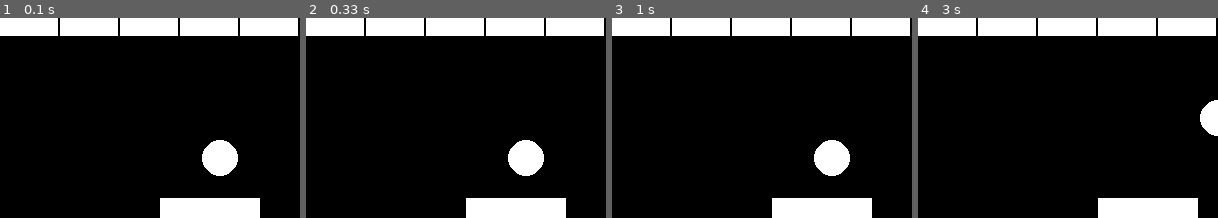
Above: before the commit, frames 1-4 (left to right).
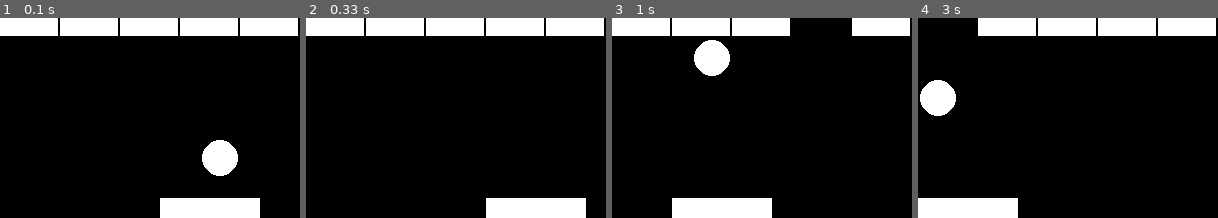
Above: after the commit, the same moments.

Repository: floom9/Reinforcement-Learning-Breakout
Game: pygame game, started from run_game.py
The game is run twice, just before and just after one commit, with the same random seed, the same clock (stepped at 60 frames per second) and the same inputs.
Inputs:
- Up to frame 1 (0.1 s): no input
- Up to frame 2 (0.33 s): no input
- Up to frame 3 (1 s): no input
- Up to frame 4 (3 s): no input

Frame 1 is identical in both runs. In frame 2, 3.0% of the frame differs, in the area x 53-94%, y 61-100%; in frame 3, 12%, in the area x 20-87%, y 0-100%; in frame 4, 11%.

Commit message:
work on rendering for training loop

Diff:
--- a/Agents/Monte_Carlo_Agent.py
+++ b/Agents/Monte_Carlo_Agent.py
@@ -13,21 +13,21 @@
     def update_Q(self, episode, total_reward):
         for s, a, r in reversed(episode):
             # print(s, a, r) s[0]= ballposition (a,b), s[1] =ball direction tuple, s[2] is paddle postion tuple, s[3] is paddle speed, s[4] is bricks in iteratable
-            sa = (tuple(s[0]), tuple(s[1]), tuple(s[2]),s[3], tuple(tuple(tuple(brick) for brick in bricks) for bricks in s[4]), a)
+            sa = (tuple(s[0]), tuple(s[1]), tuple(s[2]), s[3], tuple(tuple(tuple(brick) for brick in bricks) for bricks in s[4]), a)
             self.N[sa] += 1
             self.Q[sa] += (total_reward - self.Q[sa]) / self.N[sa]
             total_reward *= self.gamma
 
 
     def act(self, state, train=True):
-        state_tuple = (tuple(state[0]), tuple(state[1]), tuple(state[2]), state[3],tuple(tuple(tuple(brick) for brick in bricks) for bricks in state[4]))
+        state_tuple = (tuple(state[0]), tuple(state[1]), tuple(state[2]), state[3], tuple(tuple(tuple(brick) for brick in bricks) for bricks in state[4]))
         if train and np.random.rand() <= self.epsilon:
             return np.random.choice(self.action_space)
         else:
             # make sure that a random action is taken that has the max value
             # randomly (argmax alone takes allways the first option)
             q_values = [self.Q[(state_tuple, action)] for action in self.action_space]
-            print(self.action_space[np.argmax(q_values)])
+            # print(self.action_space[np.argmax(q_values)])
             return self.action_space[np.argmax(q_values)]
 
     def update_epsilon(self, t):
--- a/Breakout/Breakout_Class.py
+++ b/Breakout/Breakout_Class.py
@@ -110,6 +110,5 @@
 
         return self._get_state(), reward, self.done
 
-    def render(self, render=True):
-        if render:
-            self.renderer.render()
+    def render(self):
+        self.renderer.render()
--- a/Breakout/renderer.py
+++ b/Breakout/renderer.py
@@ -5,7 +5,7 @@
 WHITE = (255, 255, 255)
 
 # Define game constants, multiplied by 20 for visuals
-# Subtracting 2 from width & height for visual separation, doesn't change hitboxes
+# Subtracting 2 for visual separation
 
 CELL_SIZE = 20
 BALL_RADIUS = CELL_SIZE - 2
@@ -18,16 +18,13 @@
 
     def __init__(self, env):
         self.env = env
-        self.grid_width = env.grid_size[0] * CELL_SIZE
-        self.grid_height = env.grid_size[1] * CELL_SIZE
         pygame.init()
-        self.screen = pygame.display.set_mode((self.grid_width, self.grid_height))
+        self.screen = pygame.display.set_mode((env.grid_size[0] * CELL_SIZE, env.grid_size[1] * CELL_SIZE))
         pygame.display.set_caption("Breakout")
 
     def draw(self, ball_position, paddle_position, bricks):
         self.screen.fill(BLACK)
-        print(paddle_position)
-        print(ball_position)
+
         # Draw bricks
         for brick in bricks:
             x_brick = brick[0][0] * CELL_SIZE
--- a/Training/train_MC_Agent.py
+++ b/Training/train_MC_Agent.py
@@ -1,4 +1,4 @@
-def train_agent(agent, env, episodes, render=False):
+def train_agent(agent, env, episodes, render=True):
     rewards = []
 
     for episode in range(episodes):
@@ -13,6 +13,8 @@
         while not done:
             # Choose action based on the agent's policy
             action = agent.act(state)
+            if render:
+                env.render()
 
             # Execute the action in the environment
             next_state, reward, done = env.step(action)
@@ -31,8 +33,9 @@
         # Reduce the epsilon (Exploration vs. Exploitation trade-off)
         agent.update_epsilon(episode)
 
-        if render:
-            env.render()
+        # only rendering end step - useful?
+        # if render:
+        #   env.render()
 
         if episode % 100 == 0:
             print(f'Episode {episode}/{episodes}: Reward {total_reward}')
--- a/run_game.py
+++ b/run_game.py
@@ -24,4 +24,4 @@
         action = np.random.choice(choices)
         state, reward, done = game.step(action)
         game.render()
-        time.sleep(1)
+        time.sleep(0.1)
Not shown, changed: README.md
